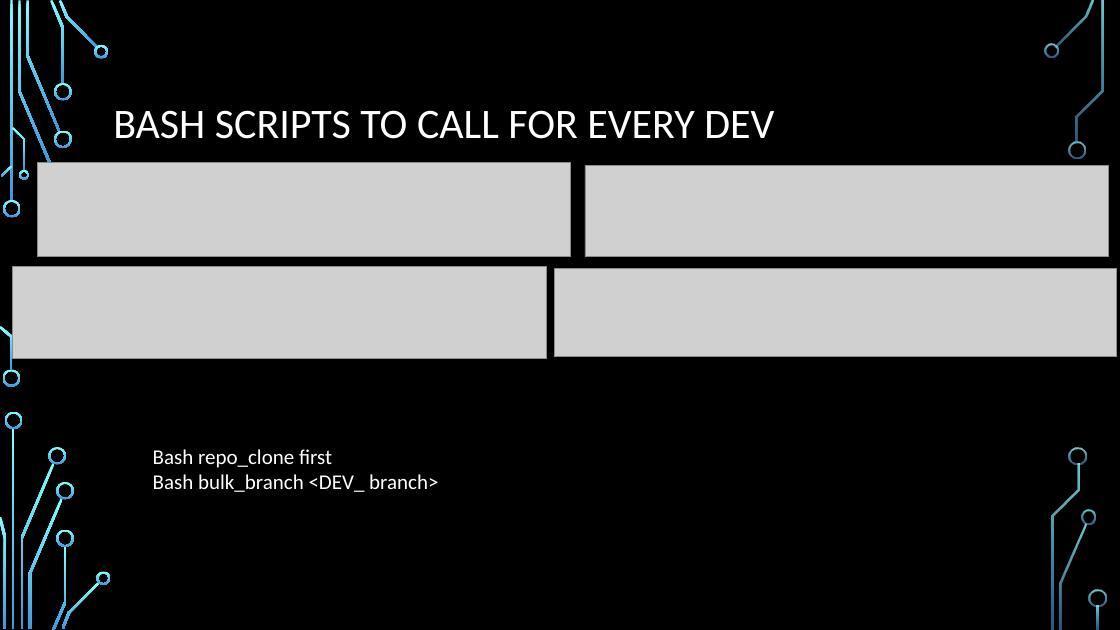
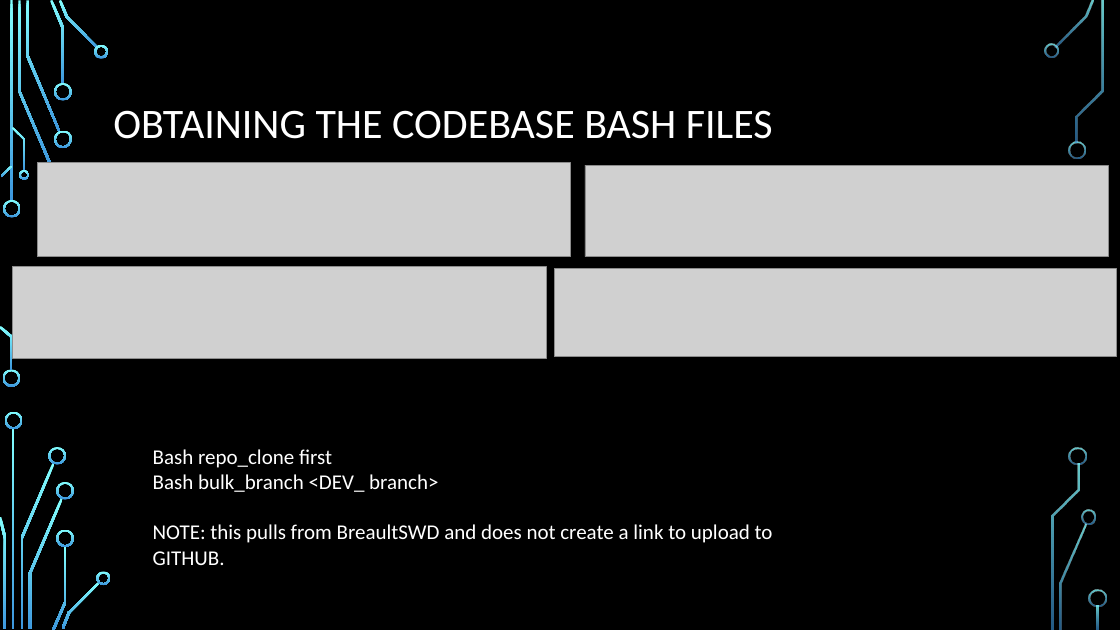
Before and after one commit to Ndig-BRO/DEV_training, a slide deck: slide 8 of BREAULT SWD TRAINING.pptx (slide 13 before the commit). Drawn at 1120x630 pixels with LibreOffice and Linux fonts; fonts in the diff are those of the drawing; grey boxes stand for pictures; background and template pictures are left out. Boxes give left, top, right and bottom in pixels: in the first picture for what was removed or moved away, otherwise in the second. Text is boxed around its words. In the diff, an @@ line names an element or a change of style, - is before the commit and + after.

```diff
--- a/BREAULT SWD TRAINING.pptx
+++ b/BREAULT SWD TRAINING.pptx
@@ title at <box>113,110,773,139</box>: text changed @@
-BASH SCRIPTS TO CALL FOR EVERY DEV
+OBTAINING THE CODEBASE BASH FILES
@@ text at <box>153,524,773,543</box>: paragraph added @@
+NOTE: this pulls from BreaultSWD and does not create a link to upload to GITHUB.
```
Also in this commit, not shown: 6 other slides changed, 6 slides added, 2 slides removed.
